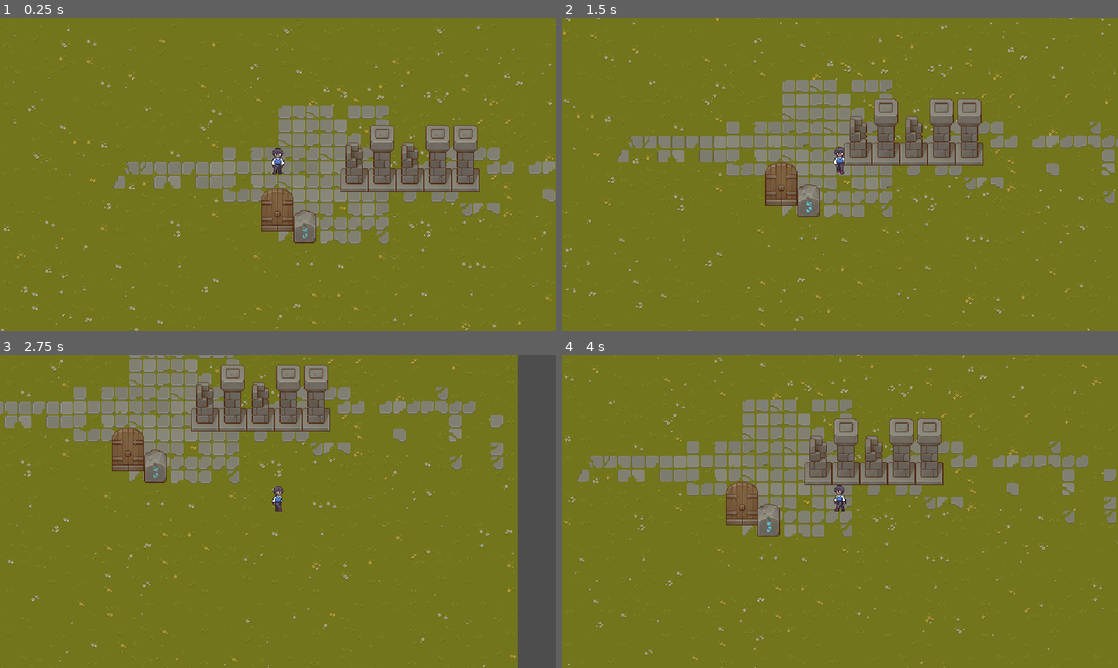
Above: before the commit, frames 1-4 (two rows, left to right).
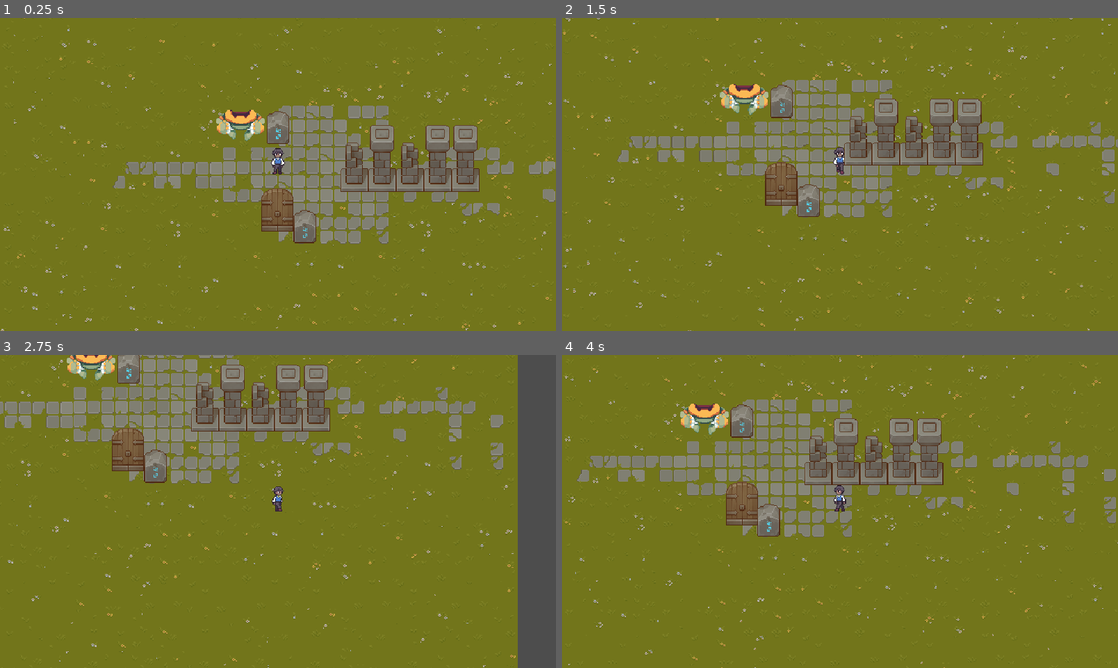
Above: after the commit, the same moments.

Repository: Torek39/mugodot
Game: Godot game, scene res://level/level.tscn
Two runs of this game, one before a commit and one after it. Both use one fixed random seed, a clock stepped at 60 frames per second and the inputs below. This scene is started directly instead of the project's main scene.
Inputs:
- Up to frame 1 (0.25 s): no input
- Up to frame 2 (1.5 s): hold D (move_right) 0.53-1.28 s; hold E (interact) 0.53-1.28 s; hold S (move_down) from 1.28 s (still down); tap E (interact) at 1.35 s
- Up to frame 3 (2.75 s): release S (move_down) at 2.03 s; hold D (move_right) from 2.03 s (still down); hold E (interact) from 2.03 s (still down)
- Up to frame 4 (4 s): release D (move_right) at 2.78 s; release E (interact) at 2.78 s; hold W (move_up) 2.78-3.53 s; tap E (interact) at 2.85 s; hold A (move_left) from 3.53 s (still down); hold E (interact) from 3.53 s (still down)

The runs differ from the first frame. In frame 1, 0.9% of the frame differs, in the area x 38-52%, y 29-41%; in frame 2, 0.9%; in frame 3, 0.8%; in frame 4, 0.9%, in the area x 21-35%, y 15-27%.

Commit message:
Upload project: code-dungeon

Diff:
--- a/door.gd
+++ b/door.gd
@@ -3,15 +3,24 @@
 @onready var animated_sprite: AnimatedSprite2D = $AnimatedSprite2D
 @onready var collision_shape: CollisionShape2D = $CollisionShape2D
 
+var is_open: bool = false
+
 func interact(_player = null) -> void:
 	if Global.door_open:
 		print("Дверь открылась")
-		# Здесь можно добавить анимацию или звук, если нужно
+		if not is_open:
+			open()  # Вызываем визуальное открытие при взаимодействии, если ещё не открыто
 	else:
 		print("Дверь заперта")
 
 func open() -> void:
+	print("Opening door visually!")
 	if animated_sprite:
-		animated_sprite.frame = 1  # Переключаем на кадр открытой двери (адаптируй, если frames другие)
-	collision_shape.disabled = true  # Отключаем коллайдер, чтобы пройти
-	print("Дверь разблокирована")
+		animated_sprite.frame = 1
+	else:
+		print("No animated_sprite in door")
+	if collision_shape:
+		collision_shape.disabled = true
+	else:
+		print("No collision_shape in door")
+	is_open = true
--- /dev/null
+++ b/golem.gd
@@ -0,0 +1,29 @@
+extends StaticBody2D
+
+@onready var animated_sprite: AnimatedSprite2D = $AnimatedSprite2D
+@onready var collision_shape: CollisionShape2D = $CollisionShape2D
+
+var is_moving: bool = false
+
+func interact(_player = null) -> void:
+	print("Голем: взаимодействие") # по необходимости можно вызывать окно напрямую, но у тебя камень открывает окно
+
+# offset: Vector2 в пикселях; duration в секундах
+func move_by(offset: Vector2, duration: float = 0.25) -> void:
+	if is_moving:
+		return
+	is_moving = true
+	var target = position + offset
+
+	# если есть анимация ходьбы — воспроизвести
+	if animated_sprite and animated_sprite.has_animation("walk"):
+		animated_sprite.play("walk")
+
+	var tw = create_tween()
+	tw.tween_property(self, "position", target, duration).set_trans(Tween.TRANS_SINE).set_ease(Tween.EASE_OUT)
+	tw.tween_callback(Callable(self, "_on_move_complete"))
+
+func _on_move_complete() -> void:
+	is_moving = false
+	if animated_sprite and animated_sprite.has_animation("idle"):
+		animated_sprite.play("idle")
--- a/golem.tscn
+++ b/golem.tscn
@@ -90,7 +90,7 @@
 "texture": SubResource("AtlasTexture_547jx")
 }],
 "loop": true,
-"name": &"stay",
+"name": &"idle",
 "speed": 6.0
 }]
 
@@ -98,15 +98,24 @@
 radius = 12.0
 height = 54.0
 
-[node name="golem" type="Node2D"]
+[sub_resource type="CapsuleShape2D" id="CapsuleShape2D_m6pht"]
+radius = 12.0
+height = 54.0
+
+[node name="Golem" type="Node2D"]
 
 [node name="AnimatedSprite2D" type="AnimatedSprite2D" parent="."]
 sprite_frames = SubResource("SpriteFrames_a08m4")
-animation = &"stay"
-frame = 8
-frame_progress = 0.15855615
+animation = &"idle"
 
-[node name="CollisionShape2D" type="CollisionShape2D" parent="AnimatedSprite2D"]
+[node name="CollisionShape2D" type="CollisionShape2D" parent="."]
 position = Vector2(0, 11)
 rotation = 1.5707964
 shape = SubResource("CapsuleShape2D_mhhok")
+
+[node name="Area2D" type="Area2D" parent="."]
+
+[node name="CollisionShape2D" type="CollisionShape2D" parent="Area2D"]
+position = Vector2(0, 11)
+rotation = 1.5707964
+shape = SubResource("CapsuleShape2D_m6pht")
--- a/level/level.tscn
+++ b/level/level.tscn
@@ -6,6 +6,9 @@
 [ext_resource type="PackedScene" uid="uid://b2rnvo3ytnylu" path="res://door.tscn" id="4_vkbyq"]
 [ext_resource type="PackedScene" uid="uid://dv20g75xtxwav" path="res://stone.tscn" id="5_ktfr2"]
 [ext_resource type="PackedScene" uid="uid://7frunctr6s7h" path="res://window.tscn" id="6_44x8d"]
+[ext_resource type="PackedScene" uid="uid://b37ol2k5sbxih" path="res://golem.tscn" id="8_0v1st"]
+[ext_resource type="PackedScene" uid="uid://ceq5lgw3mrax3" path="res://stone_golem.tscn" id="8_6gtgk"]
+[ext_resource type="PackedScene" uid="uid://cxnte1e28pbia" path="res://window_golem.tscn" id="9_6gtgk"]
 
 [node name="level" type="Node"]
 
@@ -31,3 +34,11 @@
 window_path = NodePath("../window")
 
 [node name="window" parent="." instance=ExtResource("6_44x8d")]
+
+[node name="Golem" parent="." instance=ExtResource("8_0v1st")]
+position = Vector2(-43, -62)
+
+[node name="Stone_golem" parent="." instance=ExtResource("8_6gtgk")]
+position = Vector2(0, -55)
+
+[node name="window_golem" parent="." instance=ExtResource("9_6gtgk")]
--- /dev/null
+++ b/level/stone_golem.gd
@@ -0,0 +1,13 @@
+extends StaticBody2D
+
+@export var window_path: NodePath  # перетащи сюда узел с script window_golem.gd
+
+func interact(_player = null) -> void:
+	var controller = get_node_or_null(window_path)
+	if controller:
+		if controller.has_method("open_window"):
+			controller.open_window()
+		else:
+			print("window controller has no open_window() at path:", window_path)
+	else:
+		print("window controller not found at path:", window_path)
--- a/player.gd
+++ b/player.gd
@@ -60,13 +60,13 @@
 	var target = area.get_parent()
 	if target and target.has_method("interact"):
 		_interactables.append(target)
-		_update_interact_hint()
+	_update_interact_hint()
 
 func _on_interaction_area_exited(area: Area2D) -> void:
 	var target = area.get_parent()
 	if target:
 		_interactables.erase(target)
-		_update_interact_hint()
+	_update_interact_hint()
 
 func _update_interact_hint() -> void:
 	interact_hint.visible = _interactables.size() > 0
--- /dev/null
+++ b/stone_golem.tscn
@@ -0,0 +1,40 @@
+[gd_scene load_steps=7 format=3 uid="uid://ceq5lgw3mrax3"]
+
+[ext_resource type="Script" uid="uid://mgqn8bju46r8" path="res://level/stone_golem.gd" id="1_u34iv"]
+[ext_resource type="Texture2D" uid="uid://wlnro3eqritl" path="res://Texture background/TX Props.png" id="2_yslf4"]
+
+[sub_resource type="AtlasTexture" id="AtlasTexture_hvsgr"]
+atlas = ExtResource("2_yslf4")
+region = Rect2(227, 183, 26.658, 38.205)
+
+[sub_resource type="AtlasTexture" id="AtlasTexture_lu3uu"]
+atlas = ExtResource("2_yslf4")
+region = Rect2(259, 182, 26.535, 38.205)
+
+[sub_resource type="RectangleShape2D" id="RectangleShape2D_thwc5"]
+size = Vector2(24, 20)
+
+[sub_resource type="RectangleShape2D" id="RectangleShape2D_x5es1"]
+size = Vector2(28, 22)
+
+[node name="Stone_golem" type="StaticBody2D"]
+position = Vector2(0, -90)
+script = ExtResource("1_u34iv")
+golem_path = NodePath("../window_golem")
+
+[node name="BaseRune" type="Sprite2D" parent="."]
+texture = SubResource("AtlasTexture_hvsgr")
+
+[node name="GlowRune" type="Sprite2D" parent="."]
+position = Vector2(0, -1)
+texture = SubResource("AtlasTexture_lu3uu")
+
+[node name="CollisionShape2D" type="CollisionShape2D" parent="."]
+position = Vector2(0, 8)
+shape = SubResource("RectangleShape2D_thwc5")
+
+[node name="Area2D" type="Area2D" parent="."]
+
+[node name="CollisionShape2D" type="CollisionShape2D" parent="Area2D"]
+position = Vector2(0, 9)
+shape = SubResource("RectangleShape2D_x5es1")
--- a/window.gd
+++ b/window.gd
@@ -1,6 +1,6 @@
 extends Node2D
 
-@export var door_node_path: NodePath = NodePath("door")
+@export var door_node_path: NodePath = NodePath("../door")
 
 @onready var popup := $Window
 @onready var code_edit := popup.get_node_or_null("Camera2D/TextEdit")
@@ -27,7 +27,6 @@
 	if close_button:
 		close_button.pressed.connect(_on_close_pressed)
 
-	# Корректное подключение сигнала в Godot 4
 	if popup.has_signal("close_requested"):
 		var call = Callable(self, "_on_window_close_requested")
 		if not popup.is_connected("close_requested", call):
@@ -62,6 +61,7 @@
 		code_edit.text += "\n# Дверь не реагирует"
 
 func _check_code(text: String) -> bool:
+	print("Checking code: " + text)
 	for line in text.split("\n"):
 		var s := line.strip_edges().to_lower()
 		if s.begins_with("door_open") and "=" in s:
@@ -71,13 +71,20 @@
 	return false
 
 func _unlock_door() -> void:
-	Global.door_open = true  # Выставляем флаг двери
+	print("Unlocking door!")
+	Global.door_open = true
 	var level = get_tree().get_current_scene()
 	if not level:
+		print("No level scene found")
 		return
 	var door = level.get_node_or_null(door_node_path)
-	if door and door.has_method("open"):
-		door.open()  # Разблокируем дверь
+	if door:
+		if door.has_method("open"):
+			door.open()
+		else:
+			print("Door has no open() method")
+	else:
+		print("Door not found at path: " + str(door_node_path))
 
 func _find_buttons() -> void:
 	var buttons: Array[Button] = []
--- a/window.tscn
+++ b/window.tscn
@@ -15,7 +15,7 @@
 offset = Vector2(125, 141)
 
 [node name="TextEdit" type="TextEdit" parent="Window/Camera2D"]
-anchors_preset = -1
+anchors_preset = 8
 anchor_left = 0.5
 anchor_top = 0.5
 anchor_right = 0.5
--- /dev/null
+++ b/window_golem.gd
@@ -0,0 +1,140 @@
+extends Node2D
+
+@export var golem_node_path: NodePath = NodePath("Golem")
+
+@onready var popup: Node = $Window_golem
+@onready var code_edit: TextEdit = popup.get_node_or_null("Camera2D/TextEdit") if popup else null
+
+const LOCKED_SIZE := Vector2(640, 360)
+
+var run_button: Button = null
+var close_button: Button = null
+
+
+func _ready() -> void:
+	if popup == null:
+		printerr("window_golem.gd: узел Window_golem не найден")
+		return
+
+	if popup is Control:
+		popup.size = LOCKED_SIZE
+		popup.min_size = LOCKED_SIZE
+
+	_find_buttons()
+
+	if run_button:
+		run_button.pressed.connect(Callable(self, "_on_run_pressed"))
+
+	if close_button:
+		close_button.pressed.connect(Callable(self, "_on_close_pressed"))
+
+	if popup.has_signal("close_requested"):
+		var c := Callable(self, "_on_window_close_requested")
+		if not popup.is_connected("close_requested", c):
+			popup.connect("close_requested", c)
+
+	popup.hide()
+
+
+func open_window() -> void:
+	Global.input_blocked = true
+	popup.show()
+	if code_edit:
+		code_edit.grab_focus()
+
+
+func _on_close_pressed() -> void:
+	_close()
+
+
+func _on_window_close_requested() -> void:
+	_close()
+
+
+func _close() -> void:
+	popup.hide()
+	Global.input_blocked = false
+
+
+func _on_run_pressed() -> void:
+	if not code_edit:
+		return
+
+	var dx := _parse_move_value(code_edit.text)
+
+	if dx != INF:
+		_move_golem(dx)
+		_close()
+	else:
+		code_edit.append_text("\n# Неверный код. Используй: golem_move = -30")
+
+
+func _parse_move_value(text: String) -> int:
+	for line in text.split("\n"):
+		var s := line.strip_edges()
+		if s == "":
+			continue
+
+		var sl := s.to_lower()
+
+		if sl.begins_with("golem_move") and "=" in sl:
+			var rhs := sl.split("=")[1].strip_edges()
+
+			if rhs.is_valid_int():
+				return int(rhs)
+
+			if rhs == "true":
+				return -30
+
+	return INF
+
+
+func _move_golem(dx: int) -> void:
+	var level := get_tree().get_current_scene()
+	if not level:
+		printerr("window_golem.gd: текущая сцена не найдена")
+		return
+
+	var golem: Node = null
+
+	if golem_node_path != NodePath(""):
+		golem = level.get_node_or_null(golem_node_path)
+
+	if golem == null:
+		golem = level.find_node("Golem", true, false)
+
+	if golem == null:
+		golem = level.find_node("golem", true, false)
+
+	if golem and golem.has_method("move_by"):
+		golem.call("move_by", Vector2(dx, 0))
+	else:
+		printerr("window_golem.gd: голем не найден или нет метода move_by()")
+
+
+func _find_buttons() -> void:
+	var buttons: Array[Button] = []
+	_collect_buttons(popup, buttons)
+
+	if buttons.is_empty():
+		printerr("window_golem.gd: кнопки не найдены")
+		return
+
+	for b in buttons:
+		if b.name.to_lower().contains("run"):
+			run_button = b
+		elif b.name.to_lower().contains("close"):
+			close_button = b
+
+	if run_button == null:
+		run_button = buttons[0]
+
+	if close_button == null and buttons.size() > 1:
+		close_button = buttons[1]
+
+
+func _collect_buttons(node: Node, out: Array) -> void:
+	for child in node.get_children():
+		if child is Button:
+			out.append(child)
+		_collect_buttons(child, out)
--- /dev/null
+++ b/window_golem.tscn
@@ -0,0 +1,49 @@
+[gd_scene load_steps=2 format=3 uid="uid://cxnte1e28pbia"]
+
+[ext_resource type="Script" uid="uid://dgpy83rdx1k16" path="res://window_golem.gd" id="1_urkvr"]
+
+[node name="WindowGolem" type="Node2D"]
+position = Vector2(0, 35)
+script = ExtResource("1_urkvr")
+
+[node name="Window_golem" type="Window" parent="."]
+oversampling_override = 1.0
+position = Vector2i(0, 36)
+size = Vector2i(250, 282)
+
+[node name="Camera2D" type="Camera2D" parent="Window_golem"]
+offset = Vector2(125, 141)
+
+[node name="TextEdit" type="TextEdit" parent="Window_golem/Camera2D"]
+anchors_preset = 8
+anchor_left = 0.5
+anchor_top = 0.5
+anchor_right = 0.5
+anchor_bottom = 0.5
+offset_right = 250.0
+offset_bottom = 250.0
+grow_horizontal = 2
+grow_vertical = 2
+size_flags_horizontal = 4
+size_flags_vertical = 4
+text = "current_power = 5 //Маловато
+required_power = 100
+if
+current_power ? required_power :
+    open_gate()
+else:
+    print(\"Недостаточно сил,
+смертный!\")"
+
+[node name="Close" type="Button" parent="Window_golem"]
+offset_top = 251.0
+offset_right = 50.0
+offset_bottom = 282.0
+text = "Close"
+
+[node name="Run" type="Button" parent="Window_golem"]
+offset_left = 53.0
+offset_top = 251.0
+offset_right = 92.0
+offset_bottom = 282.0
+text = "Run"
Not shown, added: golem.gd.uid
Not shown: 1 places in golem.tscn that only renumber resources
Not shown: 1 places in level/level.tscn that only renumber resources
Not shown, added: level/stone_golem.gd.uid
Not shown, added: window_golem.gd.uid
